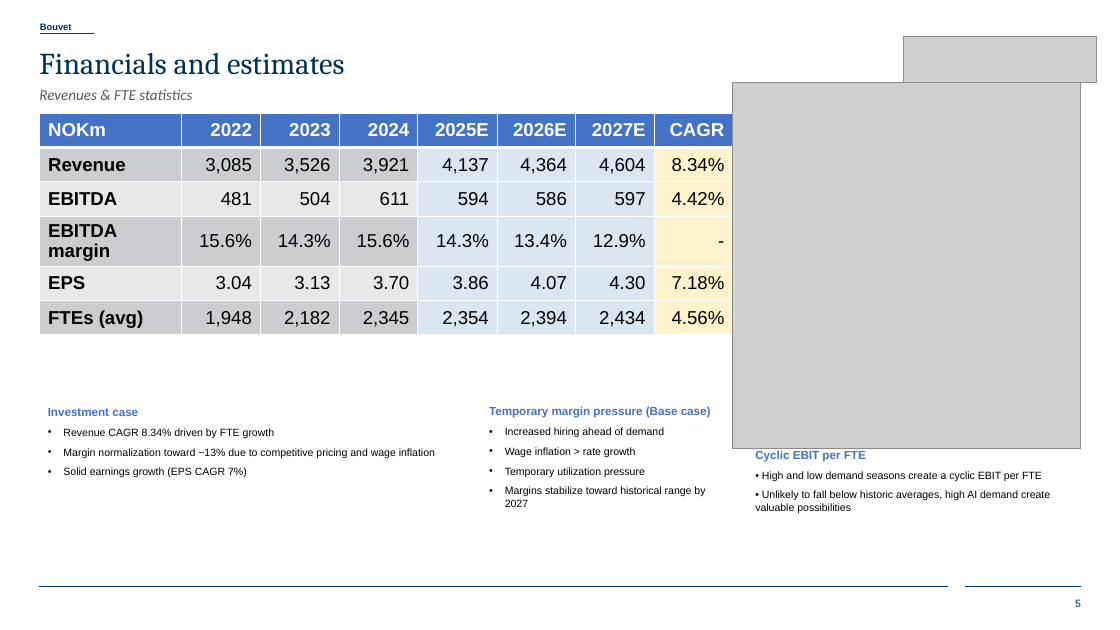
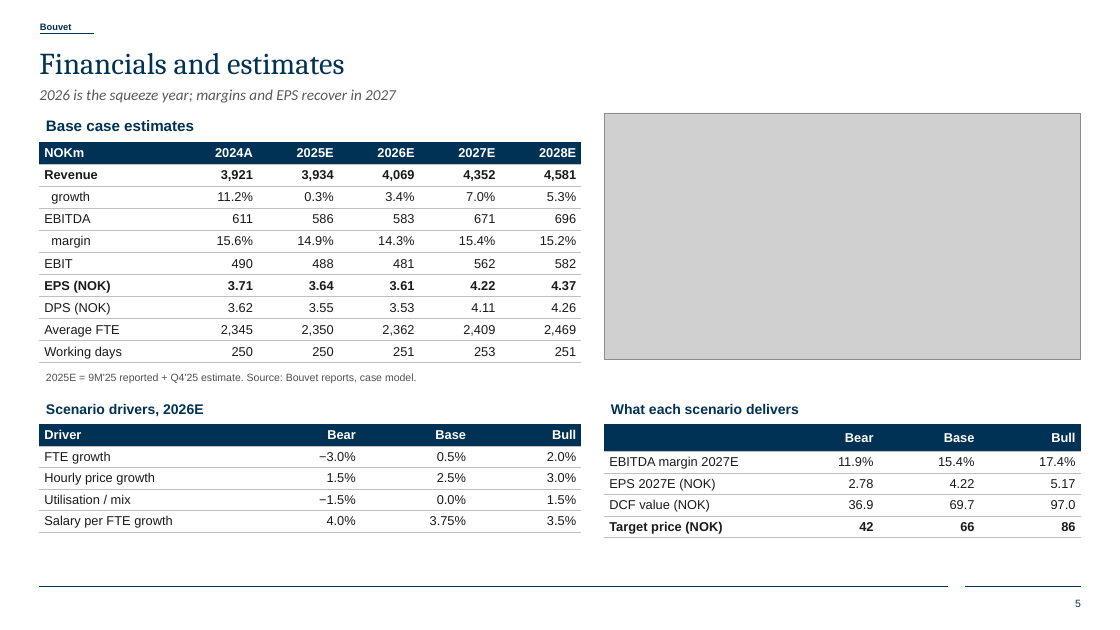
Before and after one commit to TriTacLe/Pareto-Securities-Equity-Research-Case, a slide deck: slide 5 of Pareto Securities Equity research case.pptx. Drawn at 1120x630 pixels with LibreOffice and Linux fonts; fonts in the diff are those of the drawing; grey boxes stand for pictures; background and template pictures are left out. Boxes give left, top, right and bottom in pixels: in the first picture for what was removed or moved away, otherwise in the second. Text is boxed around its words. In the diff, an @@ line names an element or a change of style, - is before the commit and + after.

Commit message:
Rework case slides around the corrected model

```diff
--- a/Pareto Securities Equity research case.pptx
+++ b/Pareto Securities Equity research case.pptx
@@ picture removed at (x1=903, y1=37, x2=1096, y2=83) @@
@@ text at (x1=39, y1=89, x2=396, y2=103): text changed @@
-Revenues & FTE statistics
+2026 is the squeeze year; margins and EPS recover in 2027
@@ picture resized from (x1=733, y1=82, x2=1081, y2=449) to (x1=604, y1=113, x2=1081, y2=360) @@
@@ table at (x1=39, y1=143, x2=581, y2=363) @@
-NOKm | 2022 | 2023 | 2024 | 2025E | 2026E | 2027E | CAGR
-Revenue | 3,085 | 3,526 | 3,921 | 4,137 | 4,364 | 4,604 | 8.34%
-EBITDA | 481 | 504 | 611 | 594 | 586 | 597 | 4.42%
-EBITDA margin | 15.6% | 14.3% | 15.6% | 14.3% | 13.4% | 12.9% | -
-EPS | 3.04 | 3.13 | 3.70 | 3.86 | 4.07 | 4.30 | 7.18%
-FTEs (avg) | 1,948 | 2,182 | 2,345 | 2,354 | 2,394 | 2,434 | 4.56%
+NOKm | 2024A | 2025E | 2026E | 2027E | 2028E
+Revenue | 3,921 | 3,934 | 4,069 | 4,352 | 4,581
+growth | 11.2% | 0.3% | 3.4% | 7.0% | 5.3%
+EBITDA | 611 | 586 | 583 | 671 | 696
+margin | 15.6% | 14.9% | 14.3% | 15.4% | 15.2%
+EBIT | 490 | 488 | 481 | 562 | 582
+EPS (NOK) | 3.71 | 3.64 | 3.61 | 4.22 | 4.37
+DPS (NOK) | 3.62 | 3.55 | 3.53 | 4.11 | 4.26
+Average FTE | 2,345 | 2,350 | 2,362 | 2,409 | 2,469
+Working days | 250 | 250 | 251 | 253 | 251
@@ table resized from (x1=39, y1=113, x2=734, y2=339) to (x1=39, y1=143, x2=581, y2=363) @@
@@ text added at (x1=46, y1=120, x2=194, y2=131), 13 pt, text #003255, bold @@
+Base case estimates
@@ text added at (x1=46, y1=373, x2=417, y2=383), 9 pt, text #52514E @@
+2025E = 9M'25 reported + Q4'25 estimate. Source: Bouvet reports, case model.
@@ text added at (x1=46, y1=404, x2=203, y2=416), 12 pt, text #003255, bold @@
+Scenario drivers, 2026E
@@ text removed at (x1=48, y1=408, x2=435, y2=477) @@
-Investment case
-• Revenue CAGR 8.34% driven by FTE growth
-• Margin normalization toward ~13% due to competitive pricing and wage inflation
-• Solid earnings growth (EPS CAGR 7%)
@@ text removed at (x1=489, y1=406, x2=711, y2=507) @@
-Temporary margin pressure (Base case)
-• Increased hiring ahead of demand
-• Wage inflation > rate growth
-• Temporary utilization pressure
-• Margins stabilize toward historical range by 2027
@@ text added at (x1=611, y1=404, x2=799, y2=414), 12 pt, text #003255, bold @@
+What each scenario delivers
@@ table added at (x1=39, y1=424, x2=581, y2=532), 5 rows, 4 columns @@
+Driver | Bear | Base | Bull
+FTE growth | −3.0% | 0.5% | 2.0%
+Hourly price growth | 1.5% | 2.5% | 3.0%
+Utilisation / mix | −1.5% | 0.0% | 1.5%
+Salary per FTE growth | 4.0% | 3.75% | 3.5%
@@ table added at (x1=604, y1=424, x2=1080, y2=538), 5 rows, 4 columns @@
+ | Bear | Base | Bull
+EBITDA margin 2027E | 11.9% | 15.4% | 17.4%
+EPS 2027E (NOK) | 2.78 | 4.22 | 5.17
+DCF value (NOK) | 36.9 | 69.7 | 97.0
+Target price (NOK) | 42 | 66 | 86
@@ text removed at (x1=755, y1=450, x2=1050, y2=513) @@
-Cyclic EBIT per FTE
-• High and low demand seasons create a cyclic EBIT per FTE
-• Unlikely to fall below historic averages, high AI demand create valuable possibilities
```
Also in this commit, not shown: 3 other slides changed, 1 slide added, 1 slide removed, 1 other file.
